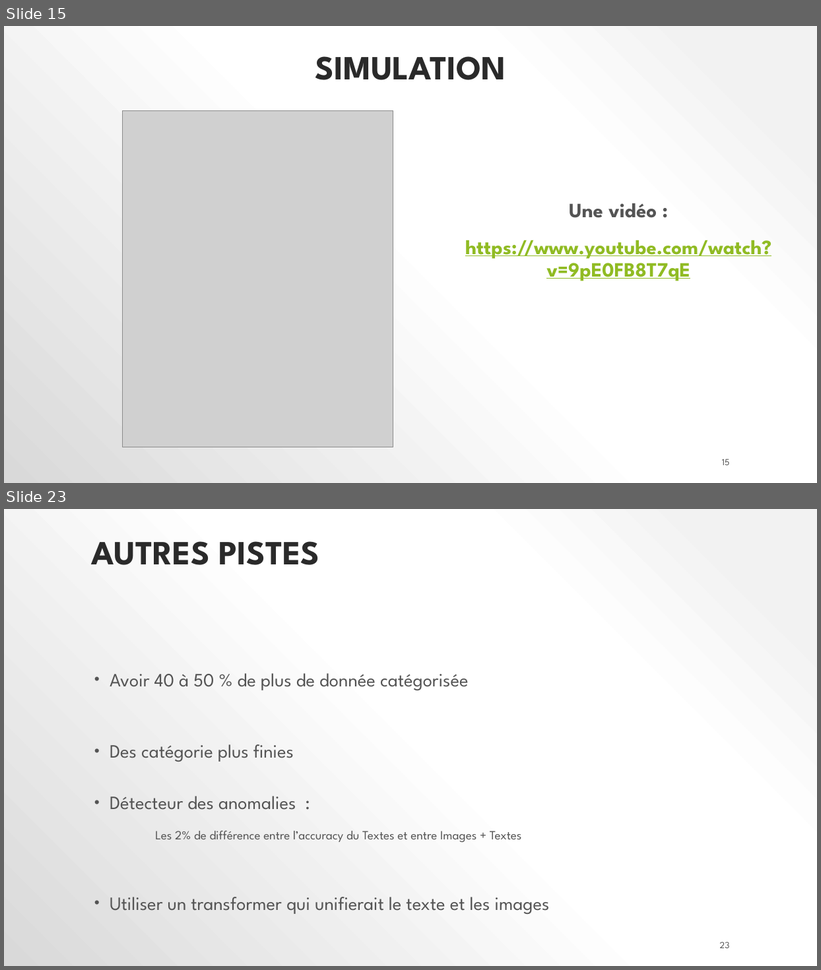
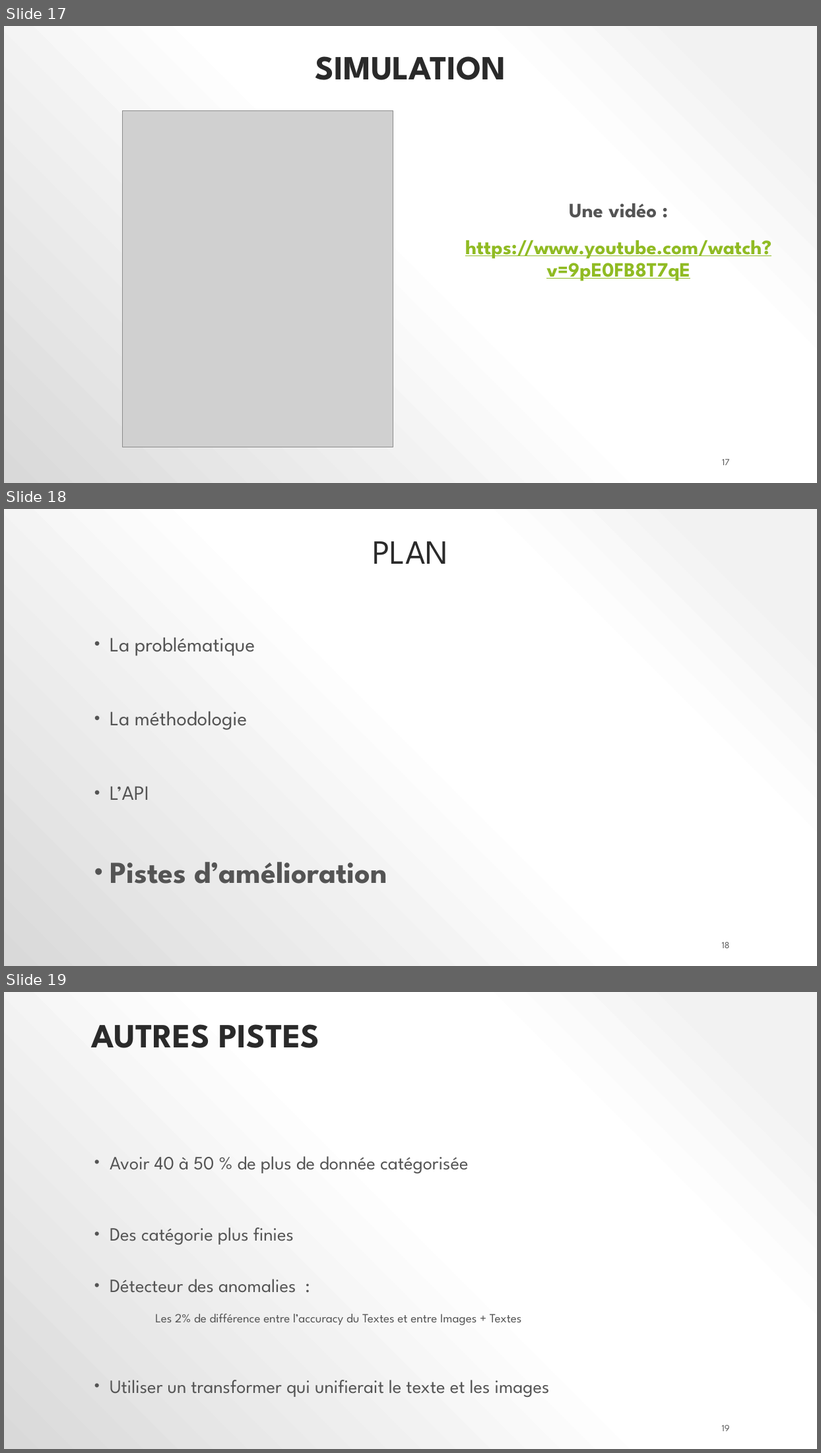
Before and after one commit to polo1093/Credit-Default-Customer-Scoring-Dashboard, a slide deck: P7_02_support.pptx. Shown one above the other, each under a label of ours: slides 15 and 23 before the commit, slides 17, 18 and 19 after it; the slides between them are not shown. The pictures are 821x970 and 821x1453 pixels, drawn with LibreOffice and Linux fonts; fonts in the diff are those of the drawing; grey boxes stand for pictures. Boxes give left, top, right and bottom in pixels: in the first picture for what was removed or moved away, otherwise in the second. Text is boxed around its words. In the diff, an @@ line names an element or a change of style, - is before the commit and + after.

```diff
--- a/P7_02_support.pptx
+++ b/P7_02_support.pptx
@@ slide 18 added at (4,509,817,966), background gradient #F2F2F2 to #FFFFFF to #D9D9D9 @@
@@ title added at (373,541,449,564), 40 pt, text #2A2A2A @@
+PLAN
@@ text added at (110,638,387,884), 24 pt, text #545454 @@
+• La problématique
+• La méthodologie
+• L’API
+• Pistes d’amélioration
@@ page number added at (722,942,730,949), 11 pt, text #545454 @@
+18
@@ what was slide 15 is now slide 17 @@
@@ page number at (722,459,730,466): text changed @@
-15
+17
@@ what was slide 23 is now slide 19 @@
@@ page number at (722,1425,730,1432): text changed @@
-23
+19
```
Also in this commit, not shown: 7 slides changed, 2 other slides added, 7 slides removed, 2 other files.
